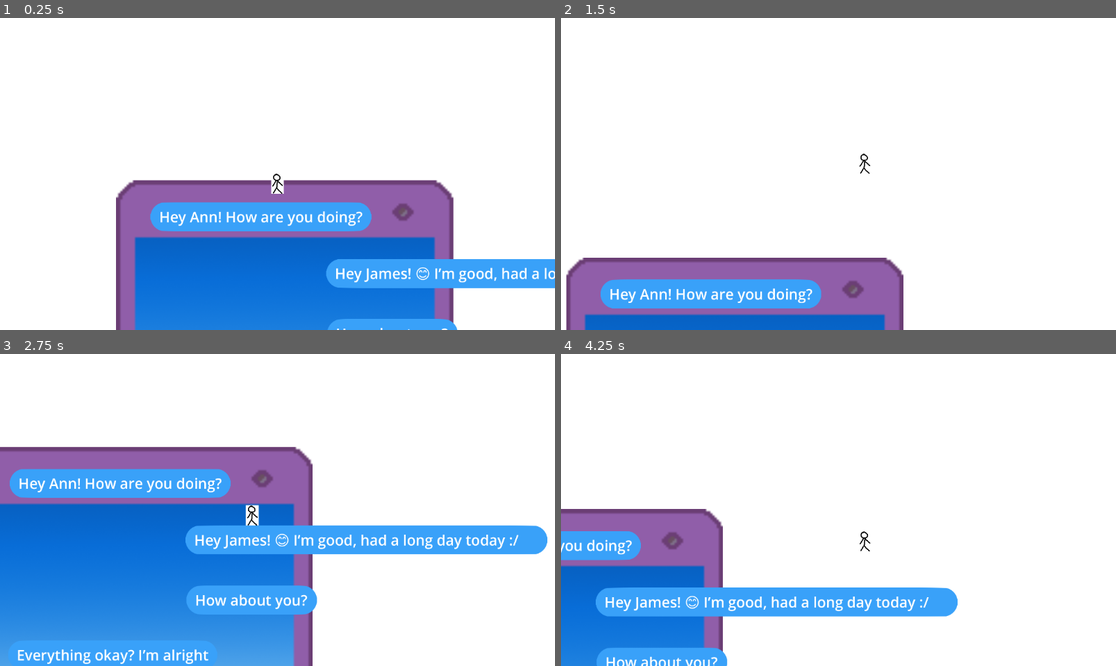
Above: before the commit, frames 1-4 (two rows, left to right).
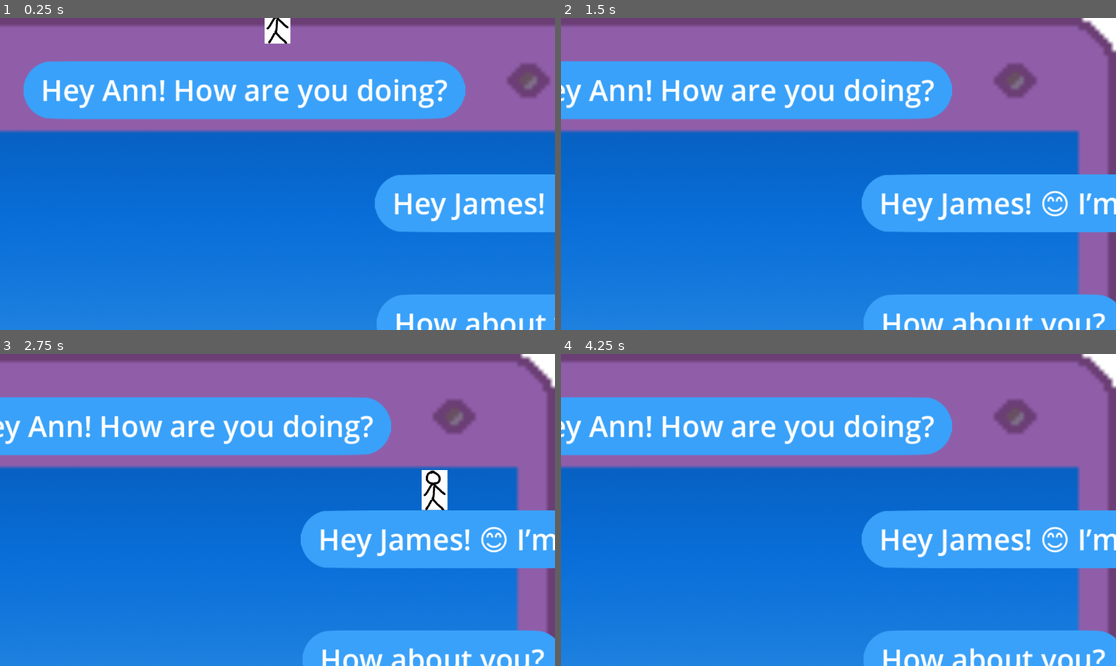
Above: after the commit, the same moments.

Repository: SidewalkSnailGames/thought-bubble
Game: Godot game, scene res://scenes/game.tscn
Same seed, same stepped clock (60 frames per second), same inputs: the game is played once before the commit and once after it.
Inputs:
- Up to frame 1 (0.25 s): no input
- Up to frame 2 (1.5 s): hold D (right) from 0.53 s (still down); tap W (jump) at 0.77 s
- Up to frame 3 (2.75 s): tap W (jump) at 1.52 s; release D (right) at 2.03 s; hold A (left) from 2.03 s (still down)
- Up to frame 4 (4.25 s): release A (left) at 2.78 s; hold D (right) from 2.78 s (still down); tap W (jump) at 3.02, 3.77 s

The runs differ from the first frame. In frame 1, 85% of the frame differs, in the area x 0-100%, y 0-100%; in frame 2, 98%; in frame 3, 76%; in frame 4, 92%.

Commit message:
camera limiter

Diff:
--- a/scenes/game.tscn
+++ b/scenes/game.tscn
@@ -1,9 +1,13 @@
-[gd_scene load_steps=5 format=3 uid="uid://dn5c81qsp558f"]
+[gd_scene load_steps=7 format=3 uid="uid://dn5c81qsp558f"]
 
 [ext_resource type="PackedScene" uid="uid://wyksy6jberae" path="res://scenes/background.tscn" id="1_oxexx"]
 [ext_resource type="PackedScene" uid="uid://be8ile0eybqw2" path="res://scenes/level_1.tscn" id="1_ry0ud"]
 [ext_resource type="PackedScene" uid="uid://nxryqbpliqb1" path="res://scenes/player.tscn" id="2_fk7wt"]
 [ext_resource type="PackedScene" uid="uid://d3qi6tv234esb" path="res://scenes/phone.tscn" id="4_iv8v3"]
+[ext_resource type="Script" path="res://scripts/cameralimiter.gd" id="5_t7b54"]
+
+[sub_resource type="RectangleShape2D" id="RectangleShape2D_xo4fq"]
+size = Vector2(700, 1469)
 
 [node name="Game" type="Node2D"]
 position = Vector2(-665, -266)
@@ -20,6 +24,15 @@
 [node name="Node2D" parent="." instance=ExtResource("2_fk7wt")]
 position = Vector2(271, -559)
 
+[node name="Camera2D" type="Camera2D" parent="Node2D"]
+zoom = Vector2(2, 2)
+position_smoothing_enabled = true
+
+[node name="background" parent="Node2D/Camera2D" instance=ExtResource("1_oxexx")]
+visible = false
+z_index = -1
+position = Vector2(894.464, -577.147)
+
 [node name="CanvasLayer" type="CanvasLayer" parent="."]
 visible = false
 
@@ -30,3 +43,11 @@
 offset_bottom = 40.0
 
 [node name="Phone" parent="CanvasLayer/Control" instance=ExtResource("4_iv8v3")]
+position = Vector2(247, 178)
+
+[node name="PhoneLimit" type="Area2D" parent="."]
+script = ExtResource("5_t7b54")
+
+[node name="CollisionShape2D" type="CollisionShape2D" parent="PhoneLimit"]
+position = Vector2(286, 199.5)
+shape = SubResource("RectangleShape2D_xo4fq")
--- a/scenes/level_1.tscn
+++ b/scenes/level_1.tscn
@@ -42,9 +42,6 @@
 offset_right = 1476.0
 offset_bottom = 501.0
 msgText = "Yeah sure! 😊 lets meet at Bubbles Coffee at 4pm"
-
-[node name="msgBox" parent="messageplatform2" index="0"]
-modulate = Color(0.223529, 0.631373, 0.976471, 1)
 
 [node name="Label" parent="messageplatform2/MarginContainer" index="0"]
 text = "Yeah sure! 😊 lets meet at Bubbles Coffee at 4pm"
@@ -95,9 +92,6 @@
 offset_bottom = -623.0
 msgText = "Everything okay? I’m alright"
 
-[node name="msgBox" parent="messageplatform8" index="0"]
-modulate = Color(0.223529, 0.631373, 0.976471, 1)
-
 [node name="Label" parent="messageplatform8/MarginContainer" index="0"]
 text = "Everything okay? I’m alright"
 
--- a/scenes/player.tscn
+++ b/scenes/player.tscn
@@ -1,8 +1,7 @@
-[gd_scene load_steps=5 format=3 uid="uid://nxryqbpliqb1"]
+[gd_scene load_steps=4 format=3 uid="uid://nxryqbpliqb1"]
 
 [ext_resource type="Script" path="res://scripts/player.gd" id="1_rbwca"]
 [ext_resource type="Texture2D" uid="uid://b0epf57wyq4e3" path="res://assets/stickman.png" id="2_gtt10"]
-[ext_resource type="PackedScene" uid="uid://wyksy6jberae" path="res://scenes/background.tscn" id="3_keggp"]
 
 [sub_resource type="CapsuleShape2D" id="CapsuleShape2D_ujmxx"]
 radius = 12.0
@@ -20,11 +19,3 @@
 position = Vector2(0, 1)
 shape = SubResource("CapsuleShape2D_ujmxx")
 debug_color = Color(0, 0.6, 0.709804, 0.784314)
-
-[node name="Camera2D" type="Camera2D" parent="."]
-position_smoothing_enabled = true
-
-[node name="background" parent="Camera2D" instance=ExtResource("3_keggp")]
-visible = false
-z_index = -1
-position = Vector2(894.464, -577.147)
--- /dev/null
+++ b/scripts/cameralimiter.gd
@@ -0,0 +1,11 @@
+extends Area2D
+
+@onready var camera = $"../Node2D/Camera2D"
+
+func _ready():
+	var area_size = $CollisionShape2D.shape.extents * 2
+
+	camera.limit_left = $CollisionShape2D.global_position.x - area_size.x / 2
+	camera.limit_top = $CollisionShape2D.global_position.y - area_size.y / 2
+	camera.limit_right = $CollisionShape2D.global_position.x + area_size.x / 2
+	camera.limit_bottom = $CollisionShape2D.global_position.y + area_size.y / 2
